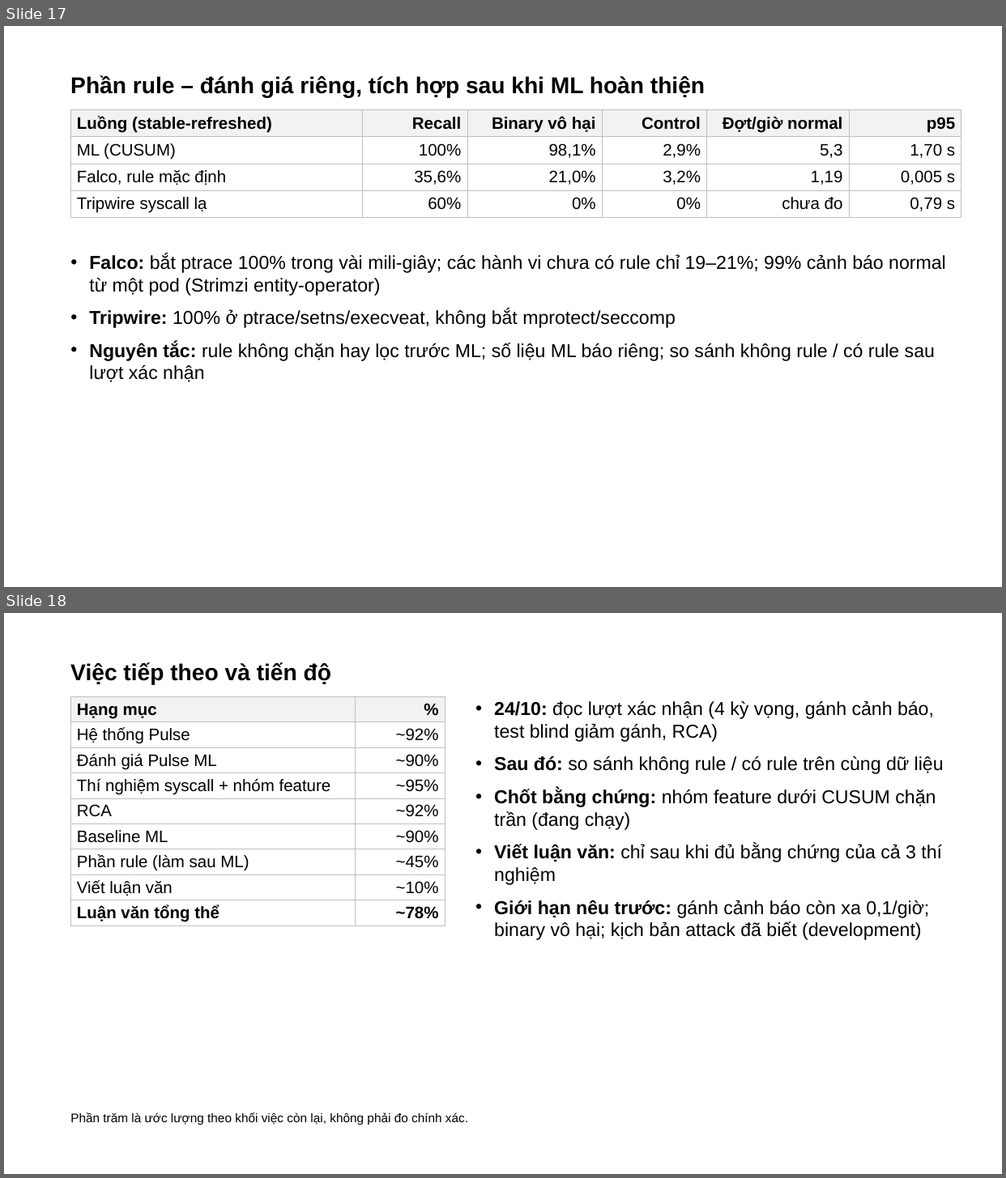
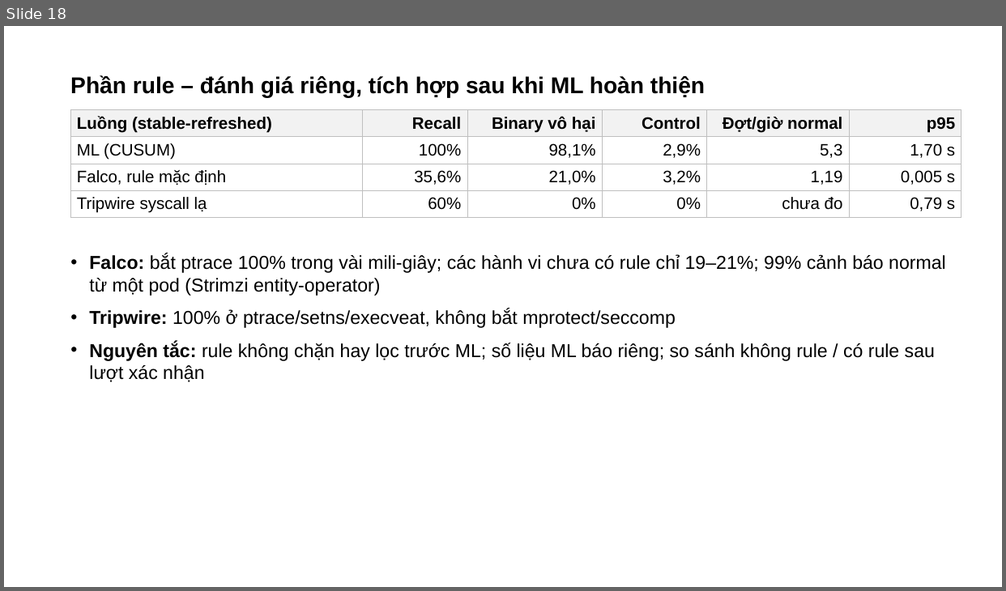
Before and after one commit to tndat-dev/eBPF-project, a slide deck: docs/Slide-runtime_security(23_10).pptx. Shown one above the other, each under a label of ours: slides 17 and 18 before the commit, slide 18 after it. The pictures are 1006x1178 and 1006x591 pixels, drawn with LibreOffice and Linux fonts; fonts in the diff are those of the drawing. Boxes give left, top, right and bottom in pixels: in the first picture for what was removed or moved away, otherwise in the second. Text is boxed around its words. In the diff, an @@ line names an element or a change of style, - is before the commit and + after.

Commit message:
docs 23/10: progress report and deck updated - owner's edits kept, no CI, figures in the report, operational alert test, RCA IP mapping fix and example tree, feature groups under CUSUM cap

```diff
--- a/docs/Slide-runtime_security(23_10).pptx
+++ b/docs/Slide-runtime_security(23_10).pptx
@@ slide 18 removed at (4, 613, 1002, 1174), background #FFFFFF @@
@@ title removed at (70, 662, 331, 685) @@
-Việc tiếp theo và tiến độ
@@ table removed at (70, 697, 445, 926), 9 rows, 2 columns @@
-Hạng mục | %
-Hệ thống Pulse | ~92%
-Đánh giá Pulse ML | ~90%
-Thí nghiệm syscall + nhóm feature | ~95%
-RCA | ~92%
-Baseline ML | ~90%
-Phần rule (làm sau ML) | ~45%
-Viết luận văn | ~10%
-Luận văn tổng thể | ~78%
@@ text removed at (494, 700, 944, 940) @@
-• 24/10: đọc lượt xác nhận (4 kỳ vọng, gánh cảnh báo, test blind giảm gánh, RCA)
-• Sau đó: so sánh không rule / có rule trên cùng dữ liệu
-• Chốt bằng chứng: nhóm feature dưới CUSUM chặn trần (đang chạy)
-• Viết luận văn: chỉ sau khi đủ bằng chứng của cả 3 thí nghiệm
-• Giới hạn nêu trước: gánh cảnh báo còn xa 0,1/giờ; binary vô hại; kịch bản attack đã biết (development)
@@ text removed at (70, 1113, 468, 1125) @@
-Phần trăm là ước lượng theo khối việc còn lại, không phải đo chính xác.
@@ what was slide 17 is now slide 18 @@
```
Also in this commit, not shown: 9 slides changed, 2 slides added, 2 other files.
